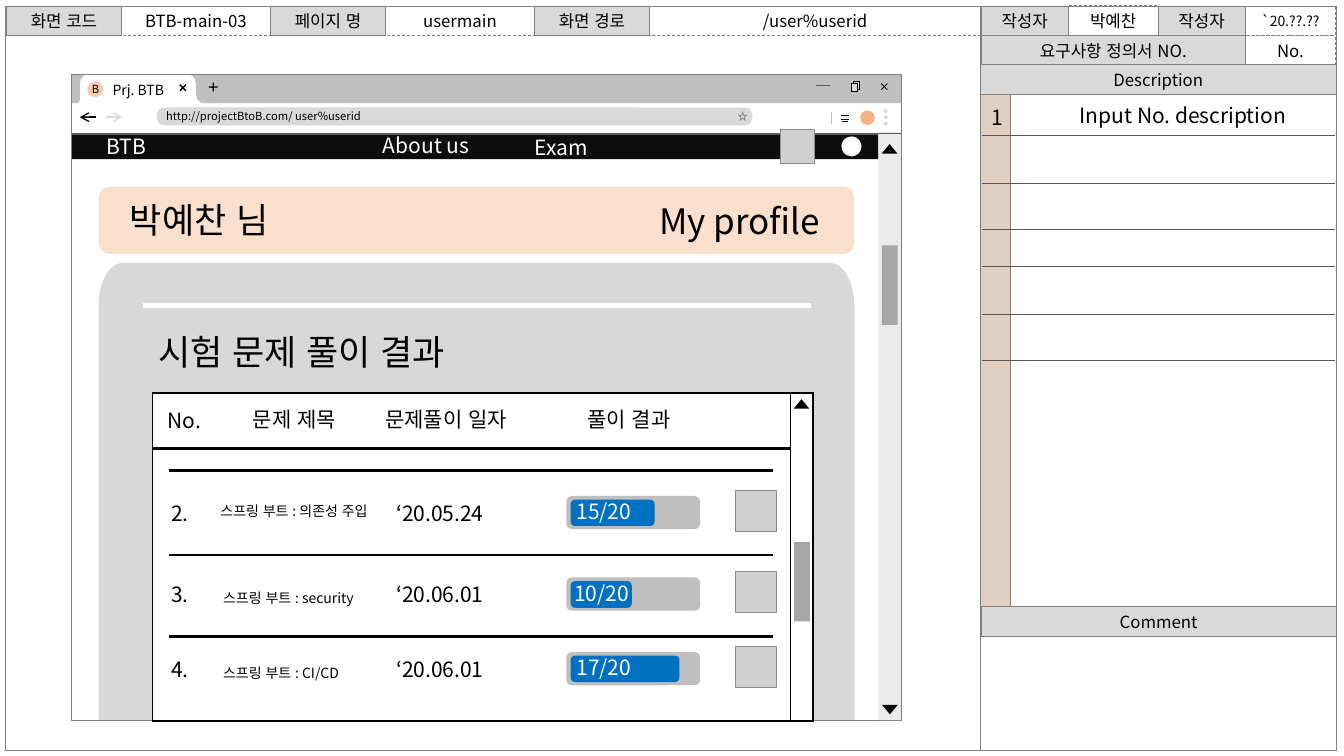
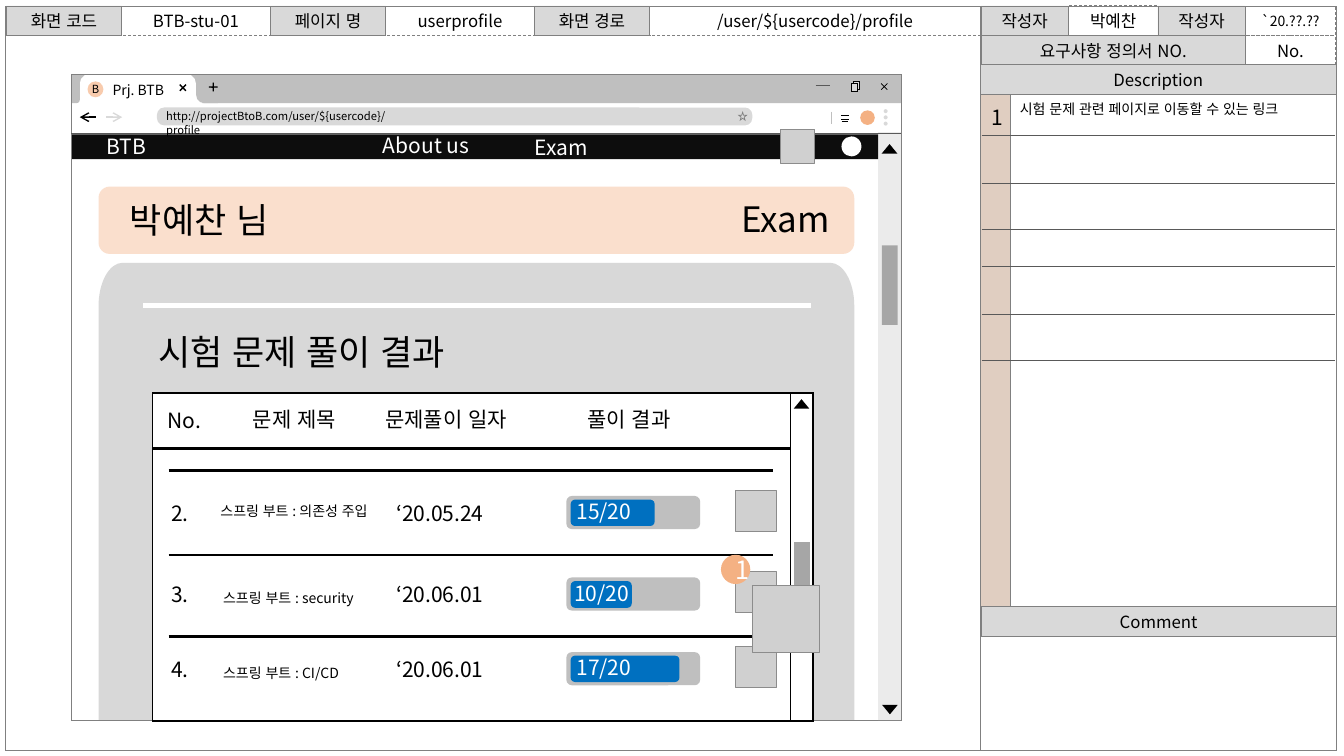
Before and after one commit to PYC1080/MSA_Mentoring, a slide deck: slide 34 of project/BtoB_Storyboard.pptx (slide 35 before the commit). Drawn at 1344x756 pixels with LibreOffice and Linux fonts; fonts in the diff are those of the drawing; grey boxes stand for pictures; background and template pictures are left out. Boxes give left, top, right and bottom in pixels: in the first picture for what was removed or moved away, otherwise in the second. Text is boxed around its words. In the diff, an @@ line names an element or a change of style, - is before the commit and + after.

```diff
--- a/project/BtoB_Storyboard.pptx
+++ b/project/BtoB_Storyboard.pptx
@@ text in rectangle at <box>153,14,239,28</box>: text changed @@
-BTB-main-03
+BTB-stu-01
@@ text in rectangle at <box>418,13,503,31</box>: text changed @@
-usermain
+userprofile
@@ text in rectangle at <box>717,13,913,31</box>: text changed @@
-/user%userid
+/user/${usercode}/profile
@@ text at <box>166,110,385,137</box>: text changed @@
-http://projectBtoB.com/ user%userid
+http://projectBtoB.com/user/${usercode}/profile
@@ text added at <box>1020,102,1279,115</box>, 10 pt, text #000000 @@
+시험 문제 관련 페이지로 이동할 수 있는 링크
@@ text removed at <box>1080,106,1286,128</box> @@
-Input No. description
@@ text removed at <box>659,205,819,242</box> @@
-My profile
@@ text added at <box>741,206,829,233</box>, 25 pt, text #000000 @@
+Exam
@@ ellipse added at <box>721,555,750,584</box>, fill #F4B183, 18 pt, text #FFFFFF @@
+1
@@ picture added at <box>752,585,820,652</box> @@
```
Also in this commit, not shown: 47 other slides changed, 38 slides added, 8 slides removed.
